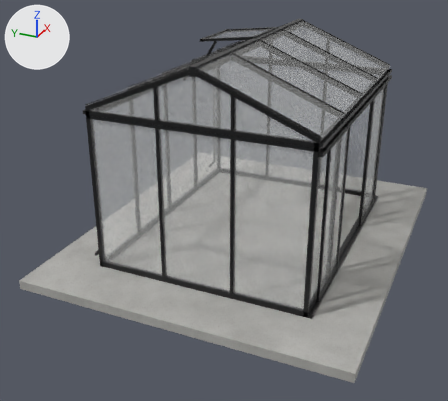
The glTF model models/scandiglas/sg-rect-7-9-10-2.glb as it was, and as the next commit left it.
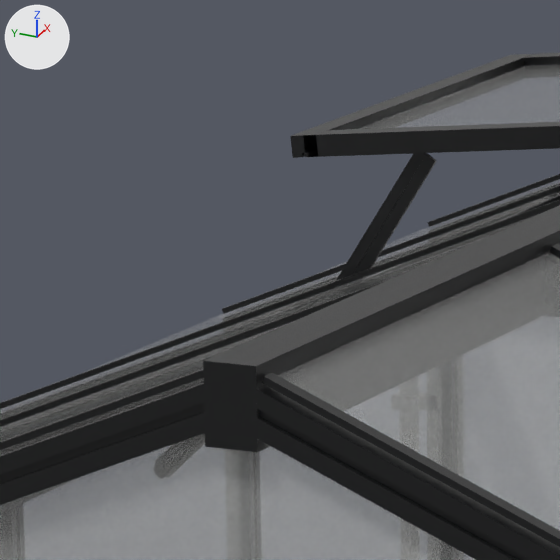
There are two pictures of each version: one whole from a 50 mm lens placed at (-6.5, -0.71, 3.55), pointed at (-0.41, 2.03, 0.5), one close up on the part from 37% to 52% of the width and 6% to 23% of the height. The axes (+X, +Y, +Z) are drawn at upper left. The lights are the same throughout. The older version's two pictures come first. Vertices at exactly the same position are counted once.

The scene before the commit, as lines of its bpy script (objects in view):
```python
me_scandiglas = bpy.data.meshes.new('scandiglas')
me_scandiglas.from_pydata(...)  # 4850 vertices, 9227 faces; spans x -2.19..2.19, y 0.0..3.64, z -0.1..2.35
# faces by material slot: [56, 7599, 320, 856, 396]
me_scandiglas.materials.append(mat_concrete)  # picture img_concrete
me_scandiglas.materials.append(mat_powder)
me_scandiglas.materials.append(mat_steel)  # light grey #ceced0
me_scandiglas.materials.append(mat_glass)  # white #fdfefd
me_scandiglas.materials.append(mat_glass_roof)  # white #f3f5f3
ob_scandiglas_rect_7_9_10_2 = bpy.data.objects.new('scandiglas-rect-7-9-10-2', me_scandiglas)
ob_scandiglas_rect_7_9_10_2.location = (0.0, 0.0, 0.0)
```
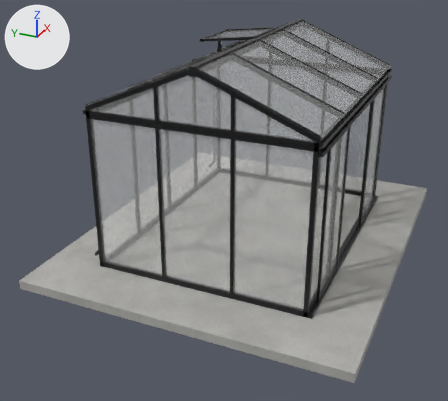
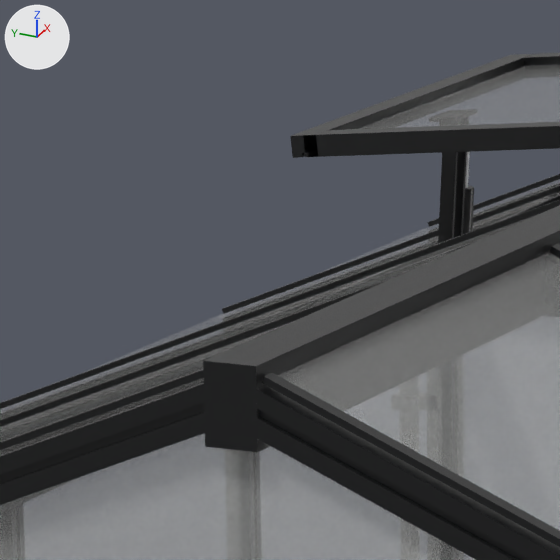
What differs and where, as boxes (x1, y1, x2, y2) in the close-ups (560 x 560 px; the box of a moved part takes in the faces that stretch with it):
part 1 of me_scandiglas, moved or reshaped
    before: (352, 154, 436, 282)
    after: (438, 152, 458, 243)
part 2 of me_scandiglas, moved or reshaped
    before: (336, 153, 427, 281)
    after: (454, 152, 467, 238)
part 3 of me_scandiglas, added
    after: (463, 152, 474, 234)

Edits to the bpy script that builds the scene:
```text
Change me_scandiglas:
    used by ob_scandiglas_rect_7_9_10_2; location = (0.0, 0.0, 0.0)
    remove me_scandiglas.from_pydata(...)  # 4850 vertices, 9227 faces; spans x -2.19..2.19, y 0.0..3.64, z -0.1..2.35
    add me_scandiglas.from_pydata(...)  # 4905 vertices, 9319 faces; spans x -2.19..2.19, y 0.0..3.64, z -0.1..2.35
    me_scandiglas part 1: the loose piece of 24 vertices spanning x 0.03, y 2.31..2.5, z 1.99..2.26 is turned -30 degrees about the x axis through its middle and scaled by 0.786, then moved by (0.34, 0.05, -0.03)
    me_scandiglas part 2: the loose piece of 24 vertices spanning x 0.03, y 2.33..2.5, z 2.02..2.27 is turned -30.2 degrees about the x axis through its middle and scaled by 0.875, then moved by (0.38, 0.04, -0.05)
    me_scandiglas part 3: a new loose piece of 131 vertices spanning x 0.41..0.44, y 2.44..2.48, z 2.0..2.22
    other edits to the shape of me_scandiglas do not show in these pictures
```
